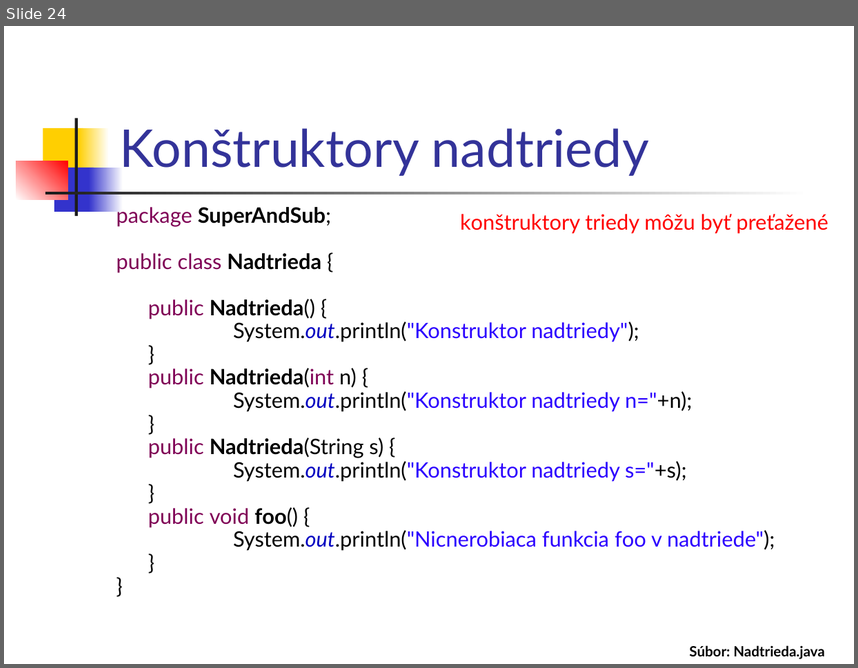
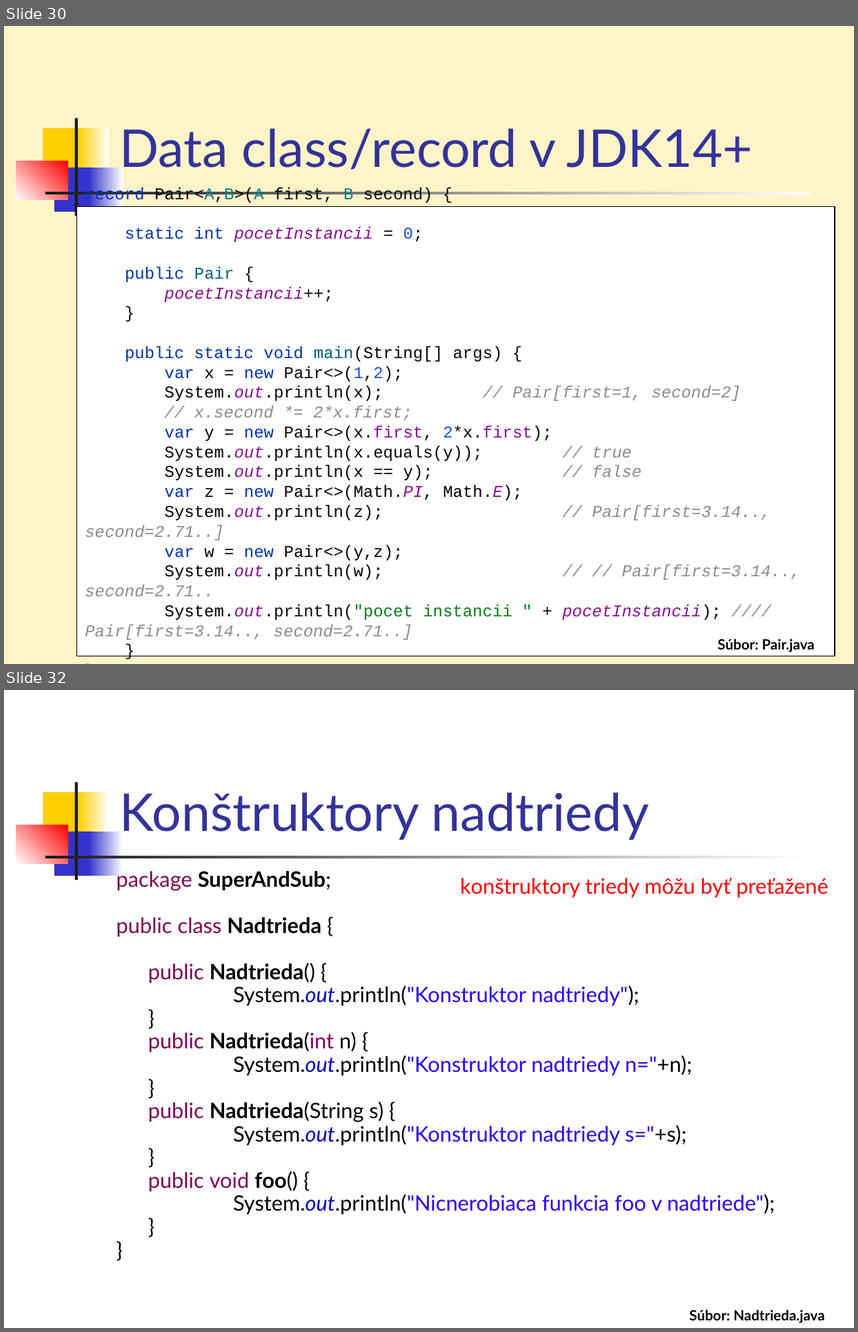
Before and after one commit to Programovanie4/Prednasky, a slide deck: 03/03_java.ppt. Shown one above the other, each under a label of ours: slide 24 before the commit, slides 30 and 32 after it; the slides between them are not shown. The pictures are 858x668 and 858x1332 pixels, drawn with LibreOffice and Linux fonts; fonts in the diff are those of the drawing. Boxes give left, top, right and bottom in pixels: in the first picture for what was removed or moved away, otherwise in the second. Text is boxed around its words. In the diff, an @@ line names an element or a change of style, - is before the commit and + after.

```diff
--- a/03/03_java.ppt
+++ b/03/03_java.ppt
@@ slide 30 added at <box>4,26,854,664</box>, background #FFF4C8; not listed: 7 template elements that a slide beside it also shows @@
@@ title added at <box>119,128,753,176</box>, 44 pt, text #333399 @@
+Data class/record v JDK14+
@@ rectangle added at <box>76,206,835,655</box>, fill #FFFFFF, outline #000000 0.74 pt, 14 pt, text #080808 @@
+record Pair<A,B>(A first, B second) {
+static int pocetInstancii = 0;
+public Pair {
+pocetInstancii++;
+}
+public static void main(String[] args) {
+var x = new Pair<>(1,2);
+System.out.println(x); // Pair[first=1, second=2]
+// x.second *= 2*x.first;
+var y = new Pair<>(x.first, 2*x.first);
+System.out.println(x.equals(y)); // true
+System.out.println(x == y); // false
+var z = new Pair<>(Math.PI, Math.E);
+System.out.println(z); // Pair[first=3.14.., second=2.71..]
+var w = new Pair<>(y,z);
+System.out.println(w); // // Pair[first=3.14.., second=2.71..
+System.out.println("pocet instancii " + pocetInstancii); //// Pair[first=3.14.., second=2.71..]
+}
+}
@@ text added at <box>707,638,815,652</box>, 12 pt, text #000000, bold @@
+Súbor: Pair.java
@@ text added at <box>717,638,804,652</box>, 12 pt, text #000000, bold @@
+Súbor: Pair.java
@@ what was slide 24 is now slide 32 @@
```
Also in this commit, not shown: 2 slides changed, 9 other slides added, 2 slides removed, 2 other files.
